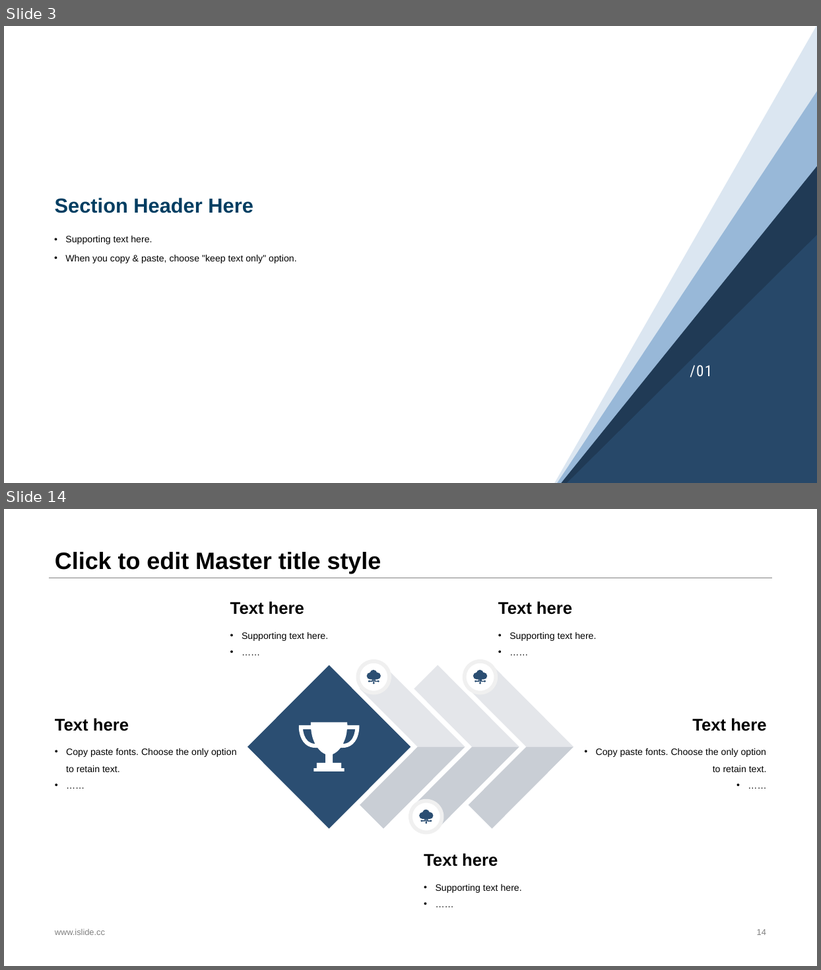
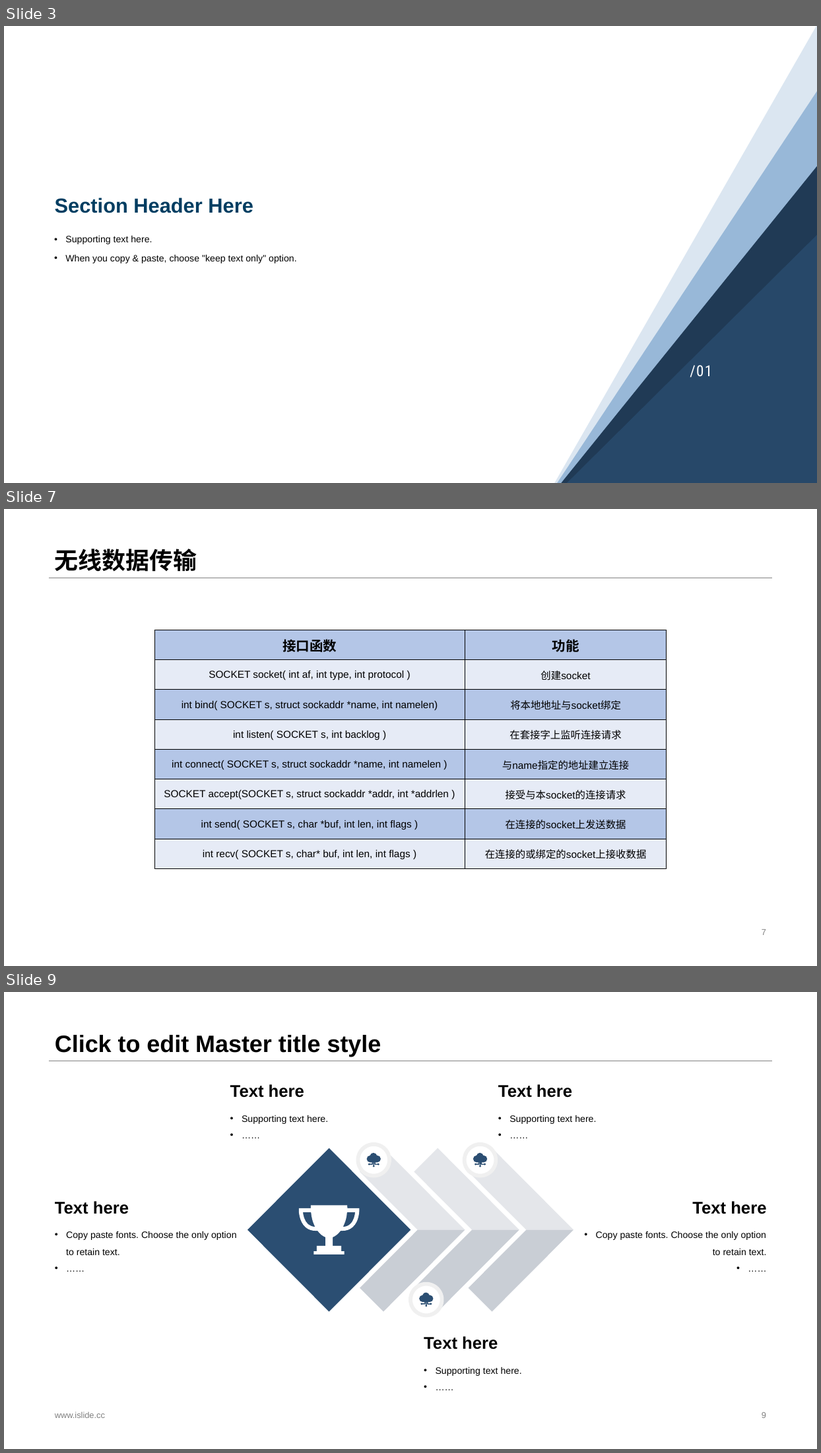
Before and after one commit to sebuaa2019/Team108, a slide deck: Team108-代码分析评审v0.1.pptx. Shown one above the other, each under a label of ours: slides 3 and 14 before the commit, slides 3, 7 and 9 after it; the slides between them are not shown. The pictures are 821x970 and 821x1453 pixels, drawn with LibreOffice and Linux fonts; fonts in the diff are those of the drawing. Boxes give left, top, right and bottom in pixels: in the first picture for what was removed or moved away, otherwise in the second. Text is boxed around its words. In the diff, an @@ line names an element or a change of style, - is before the commit and + after.

```diff
--- a/Team108-代码分析评审v0.1.pptx
+++ b/Team108-代码分析评审v0.1.pptx
@@ slide 7 added at (x1=4, y1=509, x2=817, y2=966), background #FFFFFF; not listed: 1 template element that a slide beside it also shows @@
@@ title added at (x1=55, y1=549, x2=197, y2=572), 28 pt, text #000000, bold @@
+无线数据传输
@@ table added at (x1=154, y1=630, x2=667, y2=869), 8 rows, 2 columns @@
+接口函数 | 功能
+SOCKET socket( int af, int type, int protocol ) | 创建socket
+int bind( SOCKET s, struct sockaddr *name, int namelen) | 将本地地址与socket绑定
+int listen( SOCKET s, int backlog ) | 在套接字上监听连接请求
+int connect( SOCKET s, struct sockaddr *name, int namelen ) | 与name指定的地址建立连接
+SOCKET accept(SOCKET s, struct sockaddr *addr, int *addrlen ) | 接受与本socket的连接请求
+int send( SOCKET s, char *buf, int len, int flags ) | 在连接的socket上发送数据
+int recv( SOCKET s, char* buf, int len, int flags ) | 在连接的或绑定的socket上接收数据
@@ page number added at (x1=762, y1=929, x2=766, y2=935), 10 pt, text #808080 @@
+7
@@ what was slide 14 is now slide 9 @@
@@ page number at (x1=762, y1=1412, x2=766, y2=1418): text changed @@
-14
+9
```
Also in this commit, not shown: 2 slides changed, 3 other slides added, 9 slides removed, 1 other file.
